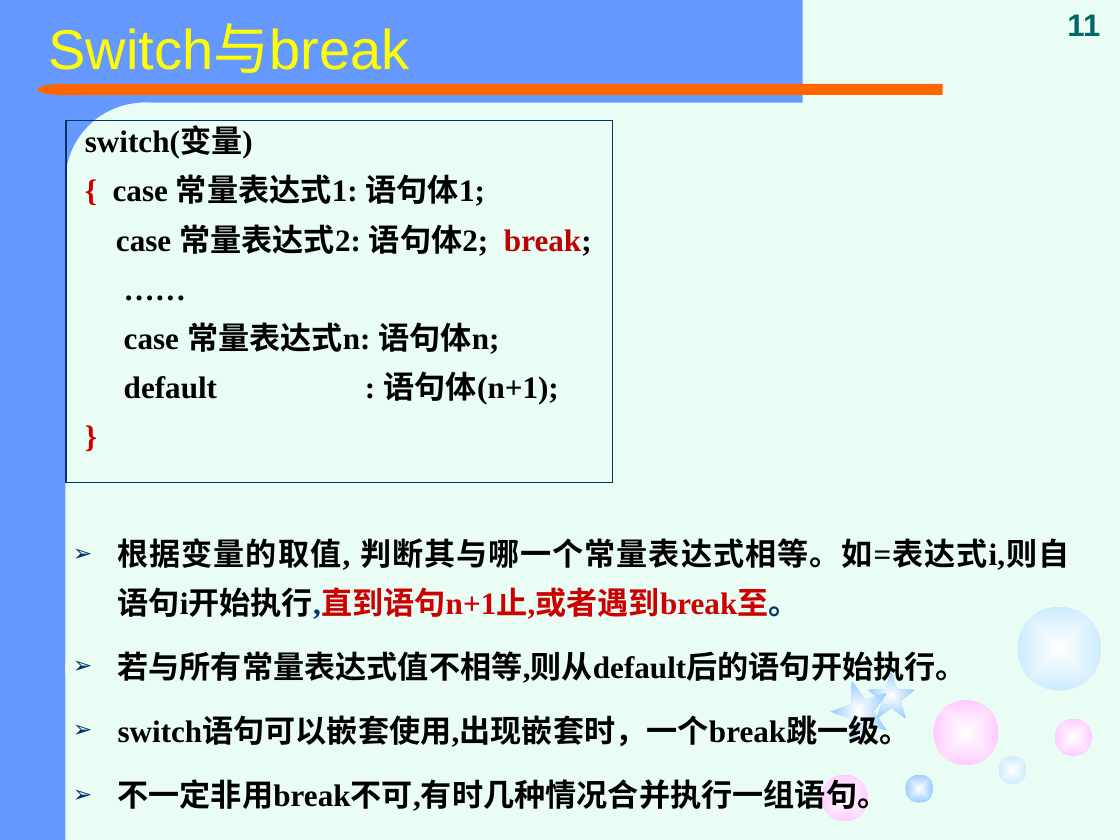
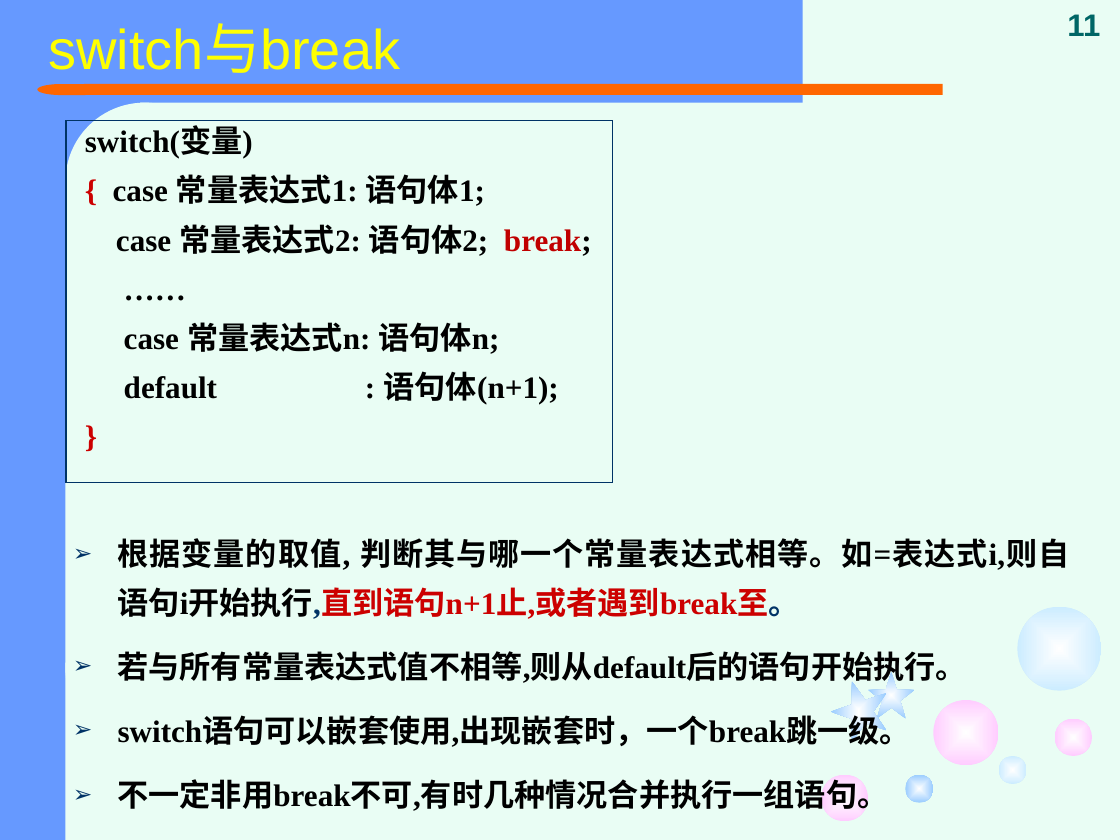
Before and after one commit to jtrfid/C-Repositories, a slide deck: slide 11 of 2015备课/课件/复习.pptx. Drawn at 1120x840 pixels with LibreOffice and Linux fonts; fonts in the diff are those of the drawing. Boxes give left, top, right and bottom in pixels: in the first picture for what was removed or moved away, otherwise in the second. Text is boxed around its words. In the diff, an @@ line names an element or a change of style, - is before the commit and + after.

```diff
--- a/2015备课/课件/复习.pptx
+++ b/2015备课/课件/复习.pptx
@@ title at [49,24,401,73]: text changed @@
-Switch与break
+switch与break
```
Also in this commit, not shown: 10 other slides changed, 8 slides removed.
